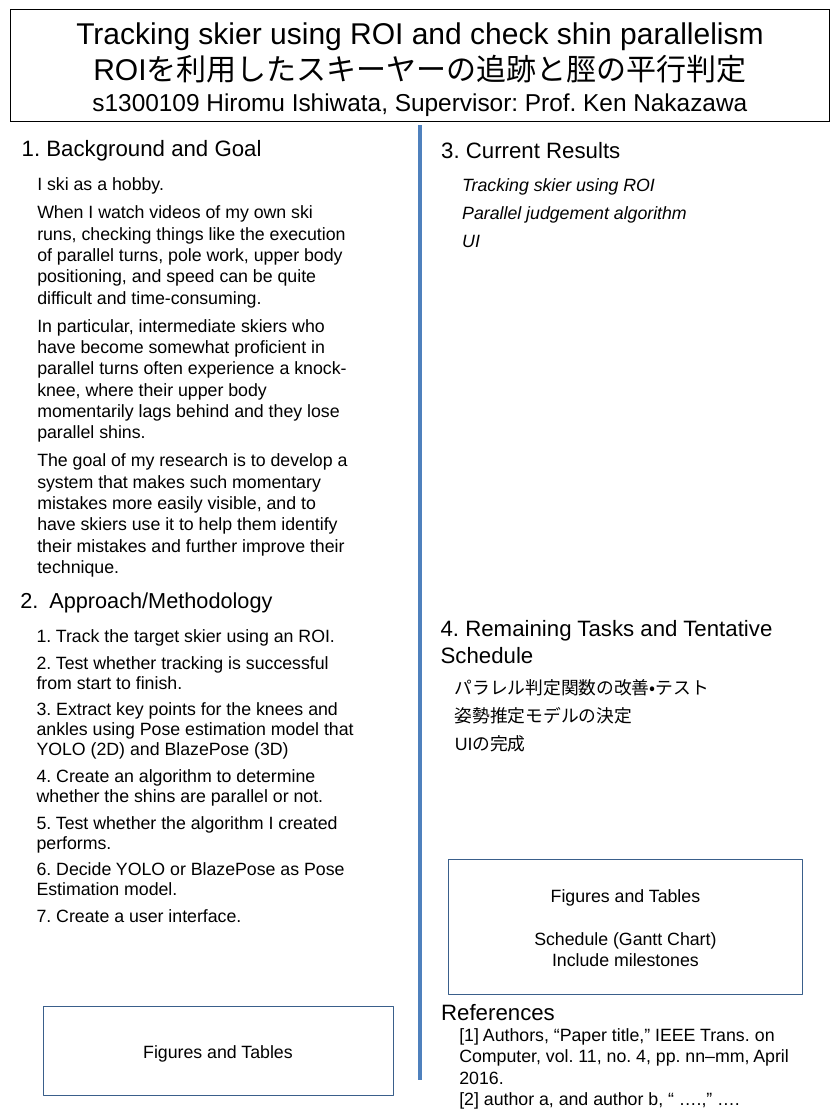
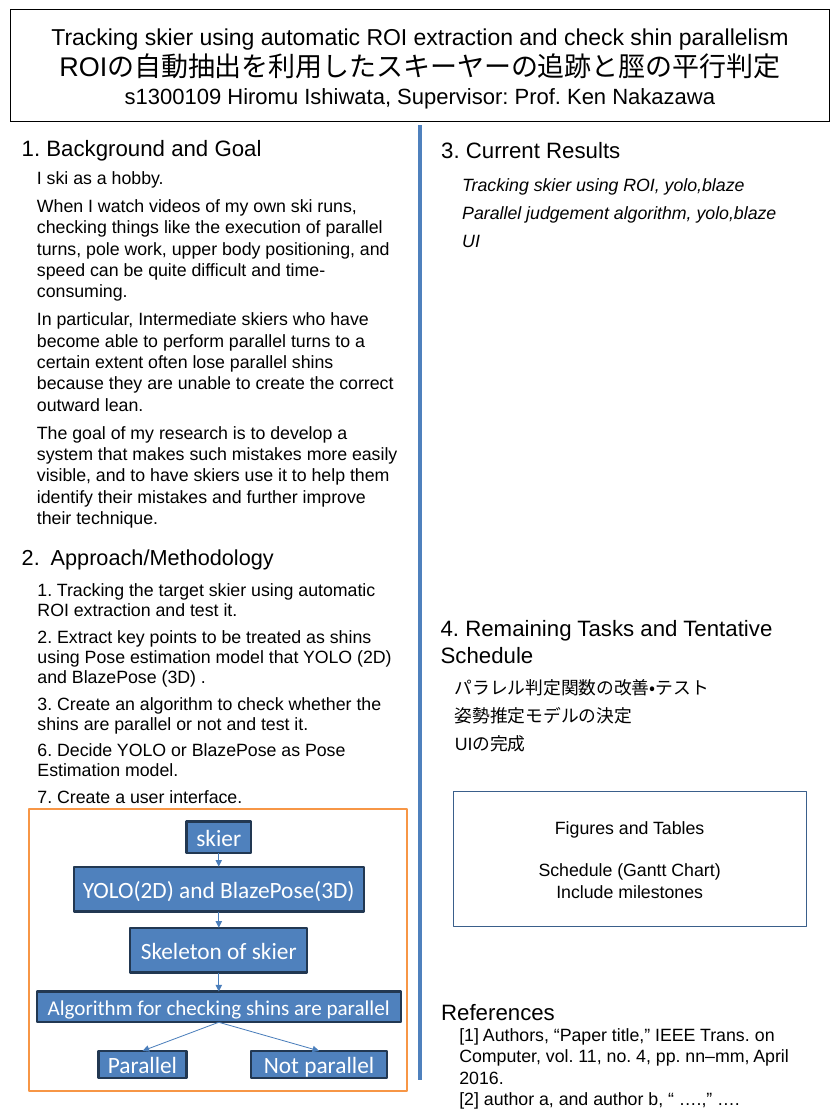
Before and after one commit to asukasaito1231/Parallel-Stance-Check-System-for-skiing, a slide deck: slide 1 of 中間ポスター.pptx. Drawn at 840x1120 pixels with LibreOffice and Linux fonts; fonts in the diff are those of the drawing. Boxes give left, top, right and bottom in pixels: in the first picture for what was removed or moved away, otherwise in the second. Text is boxed around its words. In the diff, an @@ line names an element or a change of style, - is before the commit and + after.

```diff
--- a/中間ポスター.pptx
+++ b/中間ポスター.pptx
@@ title at [51,28,789,109]: text changed; size 27 to 20.7 pt @@
-Tracking skier using ROI and check shin parallelism
-ROIを利用したスキーヤーの追跡と脛の平行判定
-s1300109 Hiromu Ishiwata, Supervisor: Prof. Ken Nakazawa
+Tracking skier using automatic ROI extraction and check shin parallelism
+ROIの自動抽出を利用したスキーヤーの追跡と脛の平行判定
+s1300109 Hiromu Ishiwata, Supervisor: Prof. Ken Nakazawa
@@ text at [462,178,777,223]: text changed @@
-Tracking skier using ROI
-Parallel judgement algorithm
+Tracking skier using ROI, yolo,blaze
+Parallel judgement algorithm, yolo,blaze
@@ text at [37,312,397,528]: text changed @@
-In particular, intermediate skiers who have become somewhat proficient in parallel turns often experience a knock-knee, where their upper body momentarily lags behind and they lose parallel shins.
-The goal of my research is to develop a system that makes such momentary mistakes more easily visible, and to have skiers use it to help them identify their mistakes and further improve their technique.
+In particular, Intermediate skiers who have become able to perform parallel turns to a certain extent often lose parallel shins because they are unable to create the correct outward lean.
+The goal of my research is to develop a system that makes such mistakes more easily visible, and to have skiers use it to help them identify their mistakes and further improve their technique.
@@ text "2. Approach/Methodology": place and size @@
-text "2. Approach/Methodology" at [20,592,272,613]
+text "2. Approach/Methodology" at [22,549,274,570]
@@ text "1. Tracking the target skier ...": place and size @@
-text "1. Tracking the target skier ..." at [37,629,354,922]
+text "1. Tracking the target skier ..." at [37,583,391,803]
@@ text at [37,583,391,734]: text changed @@
-1. Track the target skier using an ROI.
-2. Test whether tracking is successful from start to finish.
-3. Extract key points for the knees and ankles using Pose estimation model that YOLO (2D) and BlazePose (3D)
-4. Create an algorithm to determine whether the shins are parallel or not.
-5. Test whether the algorithm I created performs.
+1. Tracking the target skier using automatic ROI extraction and test it.
+2. Extract key points to be treated as shins using Pose estimation model that YOLO (2D) and BlazePose (3D) .
+3. Create an algorithm to check whether the shins are parallel or not and test it.
@@ rectangle "Figures and Tables": place and size @@
-rectangle "Figures and Tables" at [449,860,802,995]
+rectangle "Figures and Tables" at [453,792,806,927]
@@ rectangle: place and size @@
-rectangle at [43,1007,394,1095]
+rectangle at [29,810,406,1091]
@@ rectangle at [29,810,406,1091]: outline #3A5F8C 0.75 pt to #F79646 2 pt @@
@@ rectangle added at [186,822,251,853], fill #4F81BD, outline #233953 2 pt, 21 pt, text #FFFFFF @@
+skier
@@ rectangle added at [74,866,364,911], fill #4F81BD, outline #233953 2 pt, 21 pt, text #FFFFFF @@
+YOLO(2D) and BlazePose(3D)
@@ arrow added from (218, 853) to (218, 866), #4B7EBC 0.75 pt @@
@@ rectangle added at [130,928,307,973], fill #4F81BD, outline #233953 2 pt, 21 pt, text #FFFFFF @@
+Skeleton of skier
@@ arrow added from (218, 912) to (218, 928), #4B7EBC 0.75 pt @@
@@ arrow added from (218, 973) to (218, 991), #4B7EBC 0.75 pt @@
@@ rectangle added at [37,991,401,1022], fill #4F81BD, outline #233953 2 pt, 19 pt, text #FFFFFF @@
+Algorithm for checking shins are parallel
@@ arrow added from (218, 1022) to (142, 1051), #4B7EBC 0.75 pt @@
@@ text in rectangle at [143,1045,292,1062]: text removed @@
-Figures and Tables
@@ arrow added from (218, 1022) to (319, 1051), #4B7EBC 0.75 pt @@
@@ rectangle added at [98,1051,186,1078], fill #4F81BD, outline #233953 2 pt, 21 pt, text #FFFFFF @@
+Parallel
@@ rectangle added at [251,1051,386,1078], fill #4F81BD, outline #233953 2 pt, 21 pt, text #FFFFFF @@
+Not parallel
```
